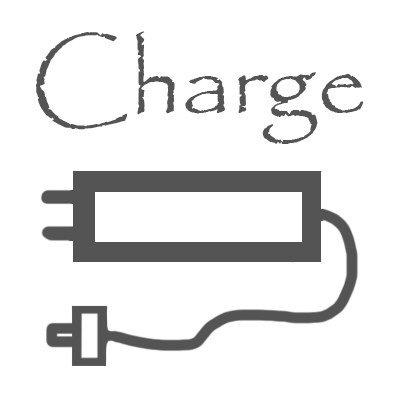
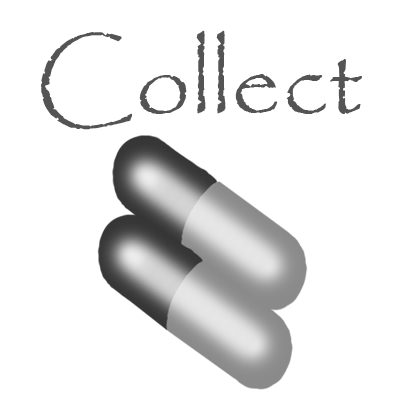
Before/after of a 400x400 layered artwork. What changed in the layer stack:
added layer "CollectTxt" above "Placetxt" over [41, 30, 362, 130]
hid "Placetxt" over [36, 31, 364, 144]
added layer "Layer 3" above "Charge" over [91, 134, 308, 390]
hid "Charge" over [40, 171, 359, 367]
